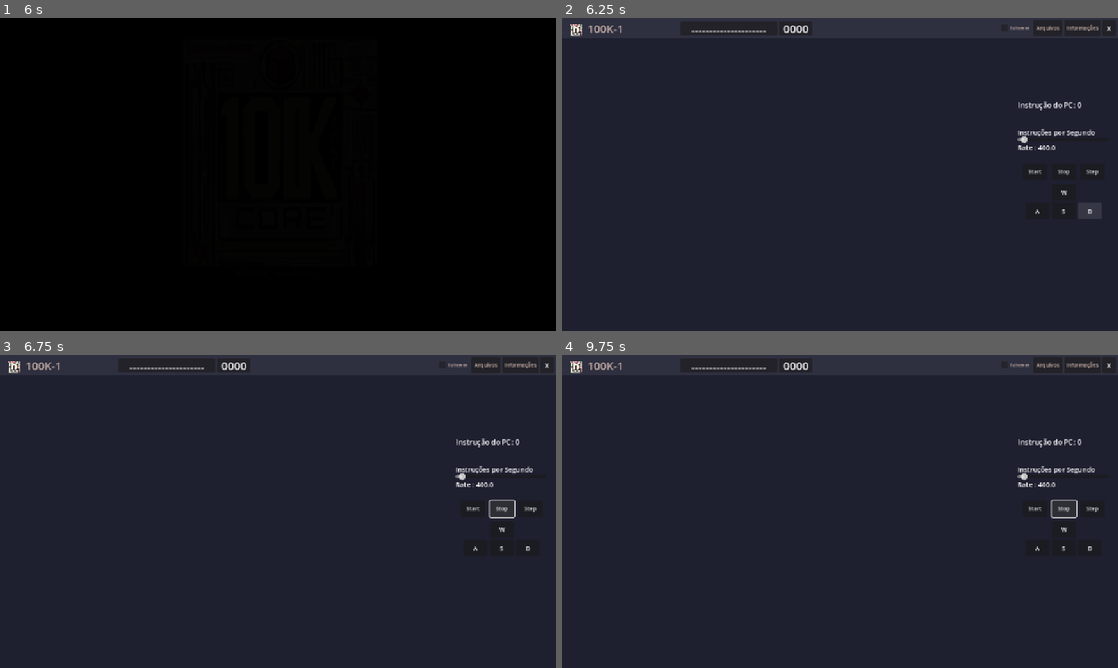
Above: before the commit, frames 1-4 (two rows, left to right).
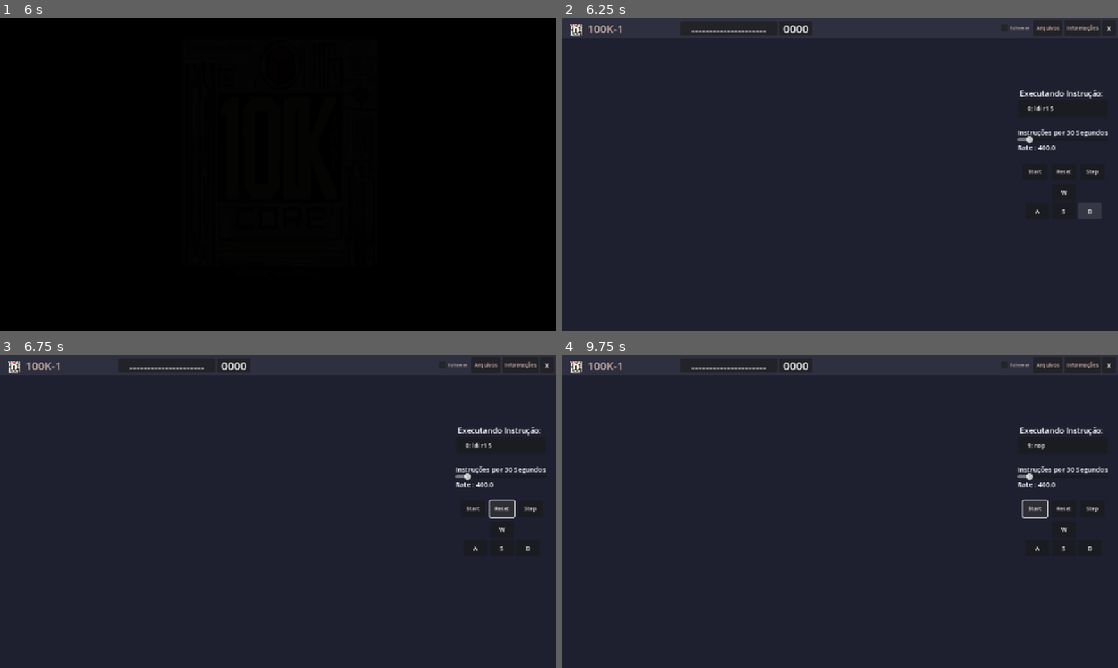
Above: after the commit, the same moments.

Repository: JVSG2020/100ksimulator
Game: Godot game, scene res://main.tscn
Two runs of this game, one before a commit and one after it. Both use one fixed random seed, a clock stepped at 60 frames per second and the inputs below.
Inputs (mouse positions are in pixels of both pictures, inside the frame that each line leads up to):
- Up to frame 1 (6 s): hold D 0.53-1.28 s; hold Down (ui_down) 1.28-2.03 s; hold D 2.03-2.78 s; tap Enter at 2.75 s; hold Up (ui_up) 2.78-3.53 s; tap Space at 3.5 s; hold A 3.53-5.03 s; hold Down (ui_down) 5.03-5.78 s; hold D from 5.78 s (still down)
- Up to frame 2 (6.25 s): keep holding D
- Up to frame 3 (6.75 s): release D at 6.5 s; click (500, 508) at 6.5 s, where only the run before the commit has a clickable "Stop"
- Up to frame 4 (9.75 s): click (1062, 508) at 7.25 s, where only the run after the commit has a clickable "Reset"; click "Step" at 8 s; click "Start" at 8.75 s; click "Stop" at 9.5 s

Frame 1 is identical in both runs. In frame 2, 0.5% of the frame differs, in the area x 82-99%, y 22-51%; in frame 3, 0.5%; in frame 4, 0.7%, in the area x 82-99%, y 22-53%.

Commit message:
100ksimulator 2.0.2

Diff:
--- /dev/null
+++ b/Scripts/Botoes/start.gd
@@ -0,0 +1,16 @@
+extends Button
+
+var change := true
+@onready var asmnode = get_node("../../Assembly")
+
+func _ready():
+	pressed.connect(_on_button_pressed)
+
+func _on_button_pressed():
+	if change:
+		asmnode.run = true
+		text = "Stop"
+	else:
+		asmnode.run = false
+		text = "Start"
+	change = !change  # alterna true/false
--- /dev/null
+++ b/Scripts/Botoes/step.gd
@@ -0,0 +1,9 @@
+extends Button
+@onready var asmnode = "../../Assembly"
+
+
+func _ready():
+	pressed.connect(_on_button_pressed)
+
+func _on_button_pressed():
+	SignalManeger.exec.emit()
--- a/Scripts/Sinais/signalcreator.gd
+++ b/Scripts/Sinais/signalcreator.gd
@@ -3,9 +3,13 @@
 signal cam_tela
 signal cam_info
 signal cam_arq
+signal loadreg
+signal exec
 
 func ignore ():
 	if false:
 		cam_arq.emit()
 		cam_info.emit()
 		cam_tela.emit()
+		loadreg.emit()
+		exec.emit()
--- /dev/null
+++ b/Scripts/Textos/instrucoesdo_pc.gd
@@ -0,0 +1,7 @@
+extends Label
+
+@onready var asmnode = get_node("../../Assembly")
+
+func _process(_delta):
+	if asmnode.curinst >= 0:
+		text = "Instrução do PC: " + str(asmnode.curinst)
--- /dev/null
+++ b/Scripts/Textos/label.gd
@@ -0,0 +1,6 @@
+extends Label
+
+@onready var asmnode = get_node("../../../Assembly")
+
+func _process(_delta):
+	text = str(asmnode.curinst) + ": " + str(asmnode.inst_list[asmnode.curinst])
--- /dev/null
+++ b/Scripts/assembly.gd
@@ -0,0 +1,134 @@
+extends Control
+
+# Criar array
+func create_list(sz, value):
+	var arr = []
+	for i in range(sz):
+		arr.append(value)
+	return arr
+
+# Variáveis
+var inst_list = create_list(2048,"nop")
+var curinst = 0
+var opcode = "nop"
+var run = false
+var charac = 5
+var arrayinst = create_list(16,0)
+var arraymem = create_list(512,0)
+var timer := 0.0
+var nexinst = 1
+@onready var regnode = get_node("../UI-Informacoes/Regs")
+
+# Recortar String
+func string_cut(text: String, begin: int, length: int) -> String:
+	if begin < 0 or begin >= text.length():
+		return ""
+	var end = min(begin + length, text.length())
+	return text.substr(begin, end - begin)
+
+# Caractere no índice da String
+func string_char_at(text: String, index: int) -> String:
+	if index < 0 or index >= text.length():
+		return ""
+
+	return text[index]
+
+# Dividir String por espaços (Não os incluindo) em um Array
+func string_split(text: String):
+	var arr = []
+	var box = ""
+
+	for i in range(text.length()):
+		if string_char_at(text,i) != " ":
+			box += string_char_at(text,i)
+		else:
+			arr.append(box)
+			box = ""
+	arr.append(box)
+	box = ""
+	return arr
+
+# Remove caracteres do parâmetro "remove" e retorna a String sem os caracteres correspondentes
+func removechar(text: String, remove: String) -> String:
+	var resultado := ""
+	for i in range(text.length()):
+		var c := text[i]
+		if remove.find(c) == -1:
+			resultado += c
+	return resultado
+
+func _ready():
+	print("test")
+	inst_list[0] = "ldi r1 5"
+	inst_list[1] = "ldi r2 3"
+	inst_list[2] = "add r1 r2 r3"
+	inst_list[3] = "jmp 6"
+	inst_list[4] = "sub r3 r1 r4"
+	inst_list[5] = "jmp 8"
+	inst_list[6] = "adi r3 4"
+	inst_list[7] = "jmp 4"
+	inst_list[8] = "hlt"
+
+	SignalManeger.exec.connect(run_inst)
+
+func _process(delta : float):
+
+
+	# Conseguir o Opcode da instrução
+	opcode = string_cut(inst_list[curinst],0,3)
+
+	if run:
+		# Conseguir o Rate
+		var rate = $"../UI-Tela/RateSlider".value / 30
+
+		timer += delta
+		var interval = 1.0 / rate  # tempo entre execuções
+		while timer >= interval:
+			timer -= interval
+			run_inst()
+
+func run_inst():
+	# Instrução Halt
+	if opcode == "HLT" or opcode == "hlt":
+		run = false
+		nexinst = curinst+1
+
+	# Instrução Add
+	if opcode == "ADD" or opcode == "add":
+		arrayinst = string_split(removechar(inst_list[curinst],"r"))
+		arraymem = regnode.reglist
+		regnode.loader = [arrayinst[3].to_int(),arraymem[arrayinst[1].to_int()] + arraymem[arrayinst[2].to_int()]]
+		SignalManeger.loadreg.emit()
+		nexinst = curinst+1
+
+	# Instrução Subtract
+	if opcode == "SUB" or opcode == "sub":
+		arrayinst = string_split(removechar(inst_list[curinst],"r"))
+		arraymem = regnode.reglist
+		regnode.loader = [arrayinst[3].to_int(),arraymem[arrayinst[1].to_int()] - arraymem[arrayinst[2].to_int()]]
+		SignalManeger.loadreg.emit()
+		nexinst = curinst+1
+
+	# Instrução Load Immediate
+	if opcode == "LDI" or opcode == "ldi":
+		arrayinst = string_split(removechar(inst_list[curinst],"r"))
+		arraymem = regnode.reglist
+		regnode.loader = [arrayinst[1].to_int(),arrayinst[2].to_int()]
+		SignalManeger.loadreg.emit()
+		nexinst = curinst+1
+
+	# Instrução Add Immediate
+	if opcode == "ADI" or opcode == "adi":
+		arrayinst = string_split(removechar(inst_list[curinst],"r"))
+		arraymem = regnode.reglist
+		regnode.loader = [arrayinst[1].to_int(),arraymem[arrayinst[1].to_int()] + arrayinst[2].to_int()]
+		SignalManeger.loadreg.emit()
+		nexinst = curinst+1
+
+	# Instrução Jump
+	if opcode == "JMP" or opcode == "jmp":
+		arrayinst = string_split(removechar(inst_list[curinst],"r"))
+		nexinst = arrayinst[1].to_int()
+
+	# Próxima instrução
+	curinst = nexinst % 2048
--- a/Scripts/main-assembler.gd
+++ /dev/null
@@ -1,20 +0,0 @@
-extends Control
-
-var inst_list = create_list(2048,"nop")
-var curinst = 0
-var opcode = "nop"
-
-func create_list(sz, value):
-	var arr = []
-	for i in range(sz):
-		arr.append(value)
-	return arr
-
-func _ready():
-	print("test")
-	inst_list[0] = "ldi r1 5"
-	inst_list[1] = "ldi r2 3"
-	inst_list[2] = "add r1 r2 r3"
-
-func _process(_delta):
-	opcode = "ldi"
--- a/Scripts/ram.gd
+++ b/Scripts/ram.gd
@@ -61,7 +61,6 @@
 	if Input.is_action_just_pressed("ui_down") and curscene == "info":
 		ramload(0,get_address(0) + 5)
 
-
 # Função para modificar uma Memória
 func ramload(m,n):
 	# Coloca na lista
--- a/Scripts/regs.gd
+++ b/Scripts/regs.gd
@@ -8,8 +8,10 @@
 var regid = array_create(regcount,-1)
 # Lista dos números armazendos
 var reglist = array_create(regcount,0)
-# Nos dize qual "cena" nós estamos
+# Nos diz qual "cena" nós estamos
 var curscene = "tela" # tela, info, arq
+# Uma variável para configurar um valor de um registrador [Reg, Numb]
+var loader = [0,0]
 
 func array_create(sz, value):
 	var arr = []
@@ -52,11 +54,15 @@
 		regid[indexreg].add_child(label)
 		indexreg += 1
 
+	if not SignalManeger.loadreg.is_connected(regdef):
+		SignalManeger.loadreg.connect(regdef)
+
 func _process(_delta):
 	# Detectores de "Cena"
 	SignalManeger.cam_tela.connect(func(): curscene = "tela") # Tela
 	SignalManeger.cam_info.connect(func(): curscene = "info") # Informações
 	SignalManeger.cam_arq.connect(func(): curscene = "arq") # Arquivos
+
 	# Um teste
 	if Input.is_action_just_pressed("ui_up") and curscene == "info":
 		regload(1,get_register(1) + 3)
@@ -74,3 +80,6 @@
 # Função para retornar um registrador
 func get_register(r):
 	return reglist[r]
+
+func regdef():
+	regload(loader[0],loader[1])
--- a/main.tscn
+++ b/main.tscn
@@ -1,14 +1,18 @@
-[gd_scene load_steps=24 format=3 uid="uid://cfxybseexbl31"]
+[gd_scene load_steps=28 format=3 uid="uid://cfxybseexbl31"]
 
 [ext_resource type="Script" uid="uid://cybxik6ie6di2" path="res://Scripts/mainscript.gd" id="1_5vw27"]
 [ext_resource type="Texture2D" uid="uid://bes41m3nm8u4a" path="res://Screenshot_1.png" id="1_272bh"]
 [ext_resource type="Texture2D" uid="uid://f6kv62cqlpri" path="res://icon_100.png" id="2_5vw27"]
+[ext_resource type="Script" uid="uid://bs2hgjt8y32b2" path="res://Scripts/Botoes/start.gd" id="3_efxa6"]
 [ext_resource type="Texture2D" uid="uid://banjf0uu0qxlr" path="res://Screenshot_3.png" id="4_4c57u"]
+[ext_resource type="Script" uid="uid://b1odcltnmwioo" path="res://Scripts/Botoes/step.gd" id="4_dg77c"]
 [ext_resource type="Script" uid="uid://dtw56ea6ym5gs" path="res://Scripts/ram.gd" id="5_efxa6"]
+[ext_resource type="Script" uid="uid://ckdrcxp7uydsu" path="res://Scripts/Textos/label.gd" id="5_w48qg"]
 [ext_resource type="Script" uid="uid://m3ce1m7uqnow" path="res://Scripts/regs.gd" id="6_dg77c"]
 [ext_resource type="Texture2D" uid="uid://bo852ml0mw1n6" path="res://Screenshot_2.png" id="8_kek77"]
 [ext_resource type="AudioStream" uid="uid://dncp5vf1awwtd" path="res://sound/open.mp3" id="9_4c57u"]
 [ext_resource type="Script" uid="uid://bupp7q04bjqw1" path="res://Scripts/ui_abertura.gd" id="9_kek77"]
+[ext_resource type="Script" uid="uid://b88tpg52osxpp" path="res://Scripts/assembly.gd" id="10_4c57u"]
 
 [sub_resource type="Theme" id="Theme_8we33"]
 
@@ -32,7 +36,7 @@
 corner_radius_bottom_left = 3
 
 [sub_resource type="StyleBoxFlat" id="StyleBoxFlat_7y5iv"]
-bg_color = Color(0.0705882, 0.0823529, 0.113725, 1)
+bg_color = Color(0.180392, 0.184314, 0.247059, 1)
 
 [sub_resource type="SystemFont" id="SystemFont_io28c"]
 
@@ -146,16 +150,17 @@
 offset_bottom = 335.0
 theme_override_font_sizes/font_size = 11
 text = "Start"
-metadata/_edit_use_anchors_ = true
-
-[node name="Stop" type="Button" parent="UI-Tela"]
+script = ExtResource("3_efxa6")
+metadata/_edit_use_anchors_ = true
+
+[node name="Reset" type="Button" parent="UI-Tela"]
 layout_mode = 0
 offset_left = 1014.0
 offset_top = 301.0
 offset_right = 1065.0
 offset_bottom = 335.0
 theme_override_font_sizes/font_size = 11
-text = "Stop"
+text = "Reset"
 metadata/_edit_use_anchors_ = true
 
 [node name="Step" type="Button" parent="UI-Tela"]
@@ -166,6 +171,7 @@
 offset_bottom = 335.0
 theme_override_font_sizes/font_size = 11
 text = "Step"
+script = ExtResource("4_dg77c")
 metadata/_edit_use_anchors_ = true
 
 [node name="ControlW" type="Panel" parent="UI-Tela"]
@@ -192,6 +198,39 @@
 text = "W"
 metadata/_edit_use_anchors_ = true
 
+[node name="InstrucaoTxt" type="Label" parent="UI-Tela"]
+layout_mode = 0
+offset_left = 948.0
+offset_top = 144.0
+offset_right = 1127.0
+offset_bottom = 167.0
+text = "Executando Instrução:"
+
+[node name="Instrucao" type="Panel" parent="UI-Tela"]
+layout_mode = 1
+anchors_preset = -1
+anchor_left = -0.0632813
+anchor_top = -0.280864
+anchor_right = 0.0539062
+anchor_bottom = -0.280864
+offset_left = 1016.9
+offset_top = 352.0
+offset_right = 1066.9
+offset_bottom = 386.0
+theme = SubResource("Theme_8we33")
+metadata/_edit_use_anchors_ = true
+
+[node name="Label" type="Label" parent="UI-Tela/Instrucao"]
+layout_mode = 0
+offset_left = 20.0
+offset_top = 8.0
+offset_right = 60.0
+offset_bottom = 31.0
+theme_override_font_sizes/font_size = 12
+text = "NOP"
+script = ExtResource("5_w48qg")
+metadata/_edit_use_anchors_ = true
+
 [node name="ControlA" type="Panel" parent="UI-Tela"]
 layout_mode = 1
 anchors_preset = -1
@@ -271,17 +310,7 @@
 offset_right = 1086.0
 offset_bottom = 249.0
 theme_override_font_sizes/font_size = 14
-text = "Instruções por Segundo"
-metadata/_edit_use_anchors_ = true
-
-[node name="InstrucoesdoPC" type="Label" parent="UI-Tela"]
-layout_mode = 0
-offset_left = 944.0
-offset_top = 169.0
-offset_right = 1087.0
-offset_bottom = 192.0
-theme_override_font_sizes/font_size = 15
-text = "Instrução do PC: 0"
+text = "Instruções por 30 Segundos"
 metadata/_edit_use_anchors_ = true
 
 [node name="Rate" type="Label" parent="UI-Tela"]
@@ -301,7 +330,7 @@
 offset_right = 1132.0
 offset_bottom = 259.0
 min_value = 1.0
-max_value = 10000.0
+max_value = 4000.0
 value = 400.0
 metadata/_edit_use_anchors_ = true
 
@@ -908,5 +937,11 @@
 position = Vector2(-779, 1440)
 stream = ExtResource("9_4c57u")
 
+[node name="Assembly" type="Control" parent="."]
+anchors_preset = 0
+offset_right = 40.0
+offset_bottom = 40.0
+script = ExtResource("10_4c57u")
+
 [connection signal="toggled" from="UI-Tela/cabeca/Panel/HBoxContainer/HBoxContainer3/FullscreenSetting" to="UI-Tela/cabeca/Panel/HBoxContainer/HBoxContainer3/FullscreenSetting" method="_on_toggled"]
 [connection signal="pressed" from="UI-Tela/cabeca/Panel/HBoxContainer/HBoxContainer3/tela-informacoes" to="UI-Tela/cabeca/Panel/HBoxContainer/HBoxContainer3/tela-informacoes" method="_on_pressed"]
Not shown, added: Scripts/Botoes/start.gd.uid
Not shown, added: Scripts/Botoes/step.gd.uid
Not shown, added: Scripts/Textos/instrucoesdo_pc.gd.uid
Not shown, added: Scripts/Textos/label.gd.uid
Not shown, added: Scripts/assembly.gd.uid
Not shown, removed: Scripts/main-assembler.gd.uid
